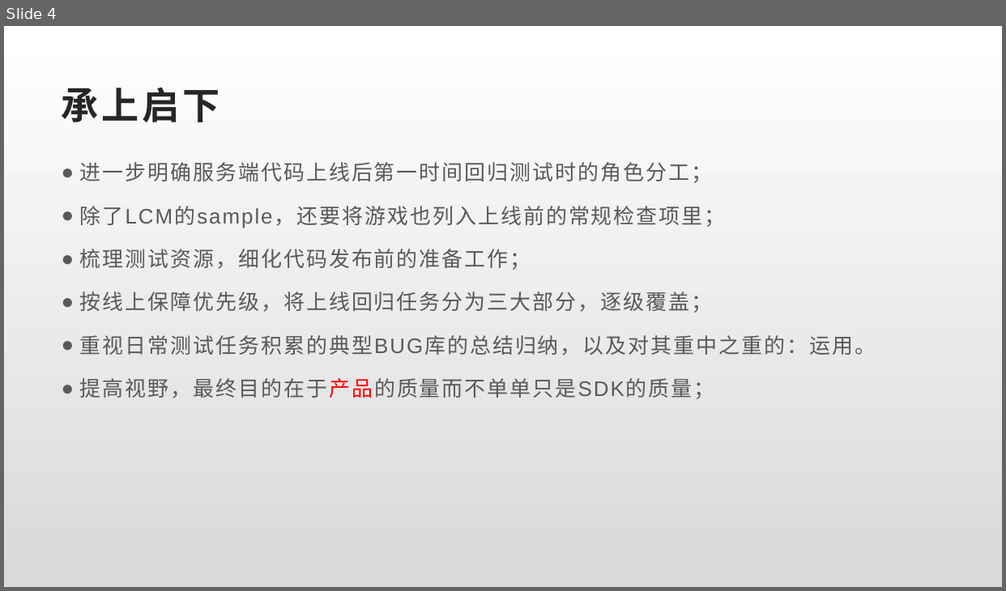
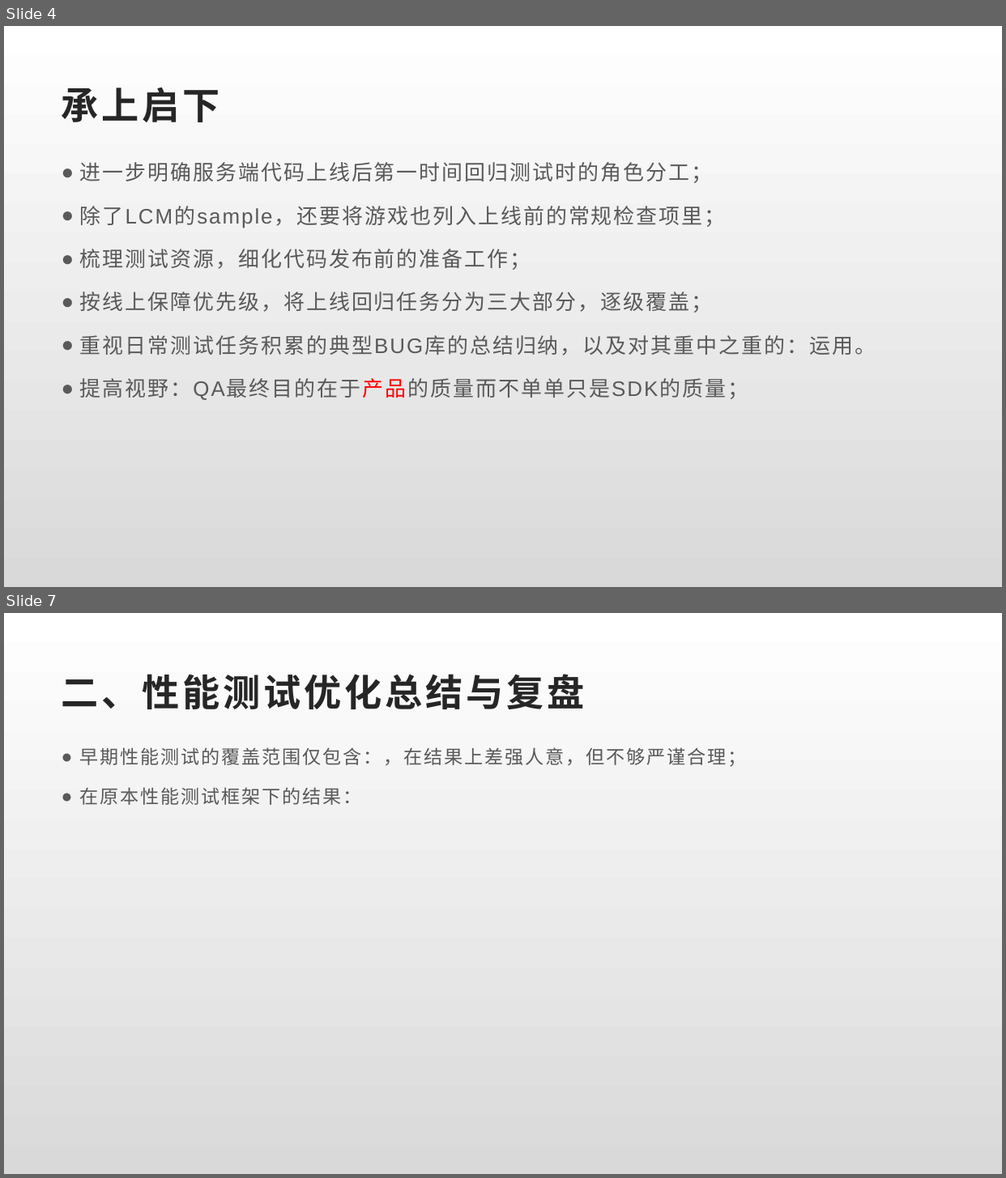
Before and after one commit to Rexixe1993/JavaScriptLesson, a slide deck: 全球版灌篮OBT复盘总结.pptx. Shown one above the other, each under a label of ours: slide 4 before the commit, slides 4 and 7 after it; the slides between them are not shown. The pictures are 1006x591 and 1006x1178 pixels, drawn with LibreOffice and Linux fonts; fonts in the diff are those of the drawing. Boxes give left, top, right and bottom in pixels: in the first picture for what was removed or moved away, otherwise in the second. Text is boxed around its words. In the diff, an @@ line names an element or a change of style, - is before the commit and + after.

```diff
--- a/全球版灌篮OBT复盘总结.pptx
+++ b/全球版灌篮OBT复盘总结.pptx
@@ slide 7 added at (x1=4, y1=613, x2=1002, y2=1174), background gradient #FFFFFF to #D9D9D9 @@
@@ title added at (x1=62, y1=674, x2=585, y2=709), 36 pt, text #262626, bold @@
+二、性能测试优化总结与复盘
@@ text added at (x1=80, y1=747, x2=747, y2=805), 18 pt, text #595959 @@
+● 早期性能测试的覆盖范围仅包含：，在结果上差强人意，但不够严谨合理；
+● 在原本性能测试框架下的结果：
@@ slide 4 changed as well @@
@@ text at (x1=80, y1=378, x2=749, y2=400): text changed @@
-● 提高视野，最终目的在于产品的质量而不单单只是SDK的质量；
+● 提高视野：QA最终目的在于产品的质量而不单单只是SDK的质量；
```
Also in this commit, not shown: 3 other slides changed, 4 other slides added, 7 other files.
